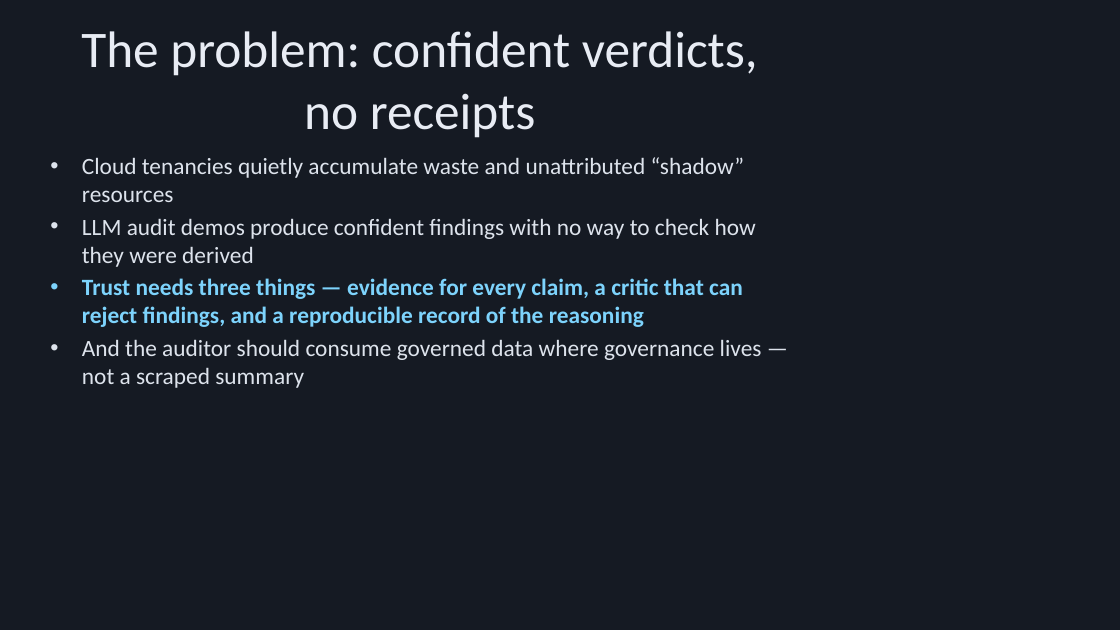
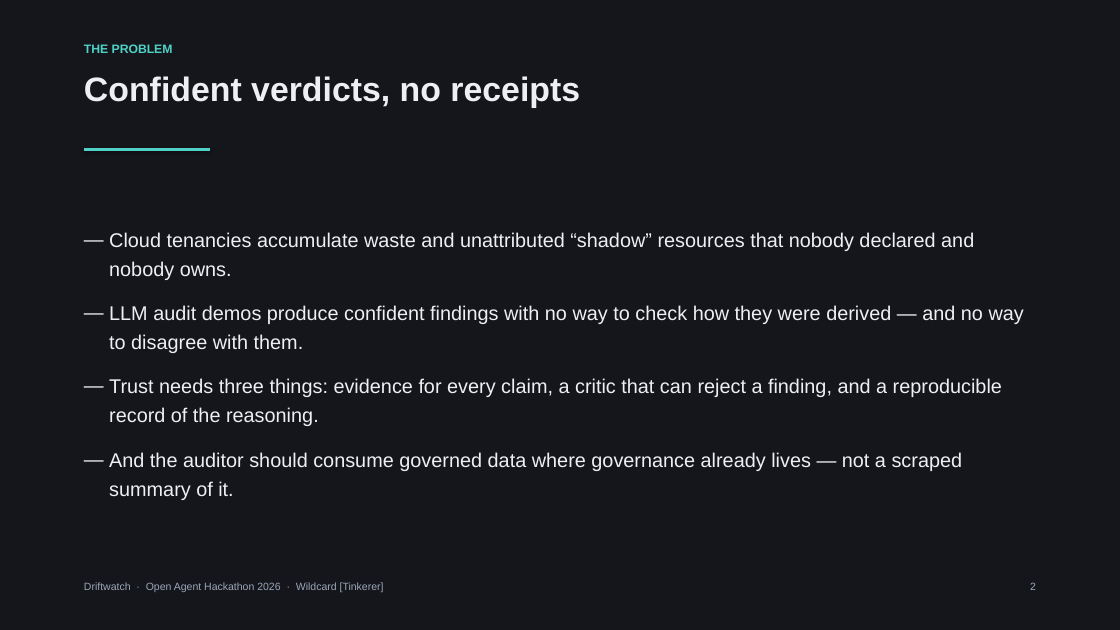
Before and after one commit to antnoumous/antynomoushackathon26, a slide deck: slide 2 of docs/demo/driftwatch-deck.pptx. Drawn at 1120x630 pixels with LibreOffice and Linux fonts; fonts in the diff are those of the drawing. Boxes give left, top, right and bottom in pixels: in the first picture for what was removed or moved away, otherwise in the second. Text is boxed around its words. In the diff, an @@ line names an element or a change of style, - is before the commit and + after.

```diff
--- a/docs/demo/driftwatch-deck.pptx
+++ b/docs/demo/driftwatch-deck.pptx
@@ background #151A23 to #14161C @@
@@ text at [84, 44, 173, 53]: text changed; size 44 to 10.5 pt; font Calibri to Arial; text colour #E8ECF4 to #4FD1C5; bold on @@
-The problem: confident verdicts, no receipts
+THE PROBLEM
@@ text "THE PROBLEM" at [84, 44, 173, 53]: vertical alignment middle to top @@
@@ text added at [84, 76, 580, 108], 29 pt, text #EDEFF4, bold @@
+Confident verdicts, no receipts
@@ text "Cloud tenancies accumulate waste and ..." at [109, 232, 1024, 500]: vertical alignment top to middle @@
@@ line added from (84, 150) to (210, 150), #4FD1C5 2.5 pt @@
@@ text at [109, 232, 1024, 500]: text changed; size 20 to 17 pt; font Calibri to Arial; text colour #DDE3EC to #EDEFF4 @@
-• Cloud tenancies quietly accumulate waste and unattributed “shadow” resources
-• LLM audit demos produce confident findings with no way to check how they were derived
-• Trust needs three things — evidence for every claim, a critic that can reject findings, and a reproducible record of the reasoning
-• And the auditor should consume governed data where governance lives — not a scraped summary
+— Cloud tenancies accumulate waste and unattributed “shadow” resources that nobody declared and nobody owns.
+— LLM audit demos produce confident findings with no way to check how they were derived — and no way to disagree with them.
+— Trust needs three things: evidence for every claim, a critic that can reject a finding, and a reproducible record of the reasoning.
+— And the auditor should consume governed data where governance already lives — not a scraped summary of it.
@@ text added at [84, 582, 384, 592], 9 pt, text #9BA6B8 @@
+Driftwatch · Open Agent Hackathon 2026 · Wildcard [Tinkerer]
@@ text added at [1030, 582, 1036, 590], 9 pt, text #9BA6B8 @@
+2
```
Also in this commit, not shown: 7 other slides changed, 3 slides added, 3 slides removed, 1 other file.
